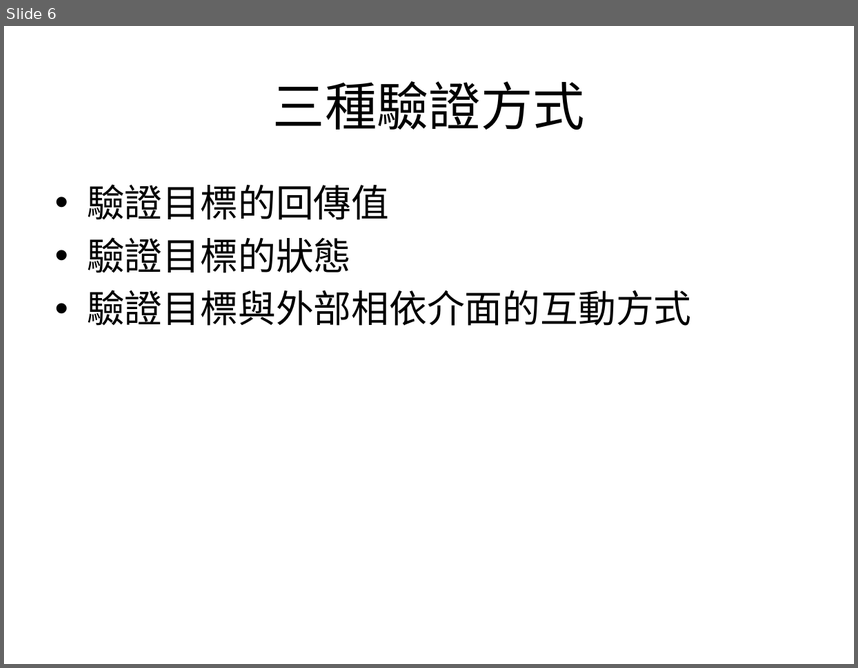
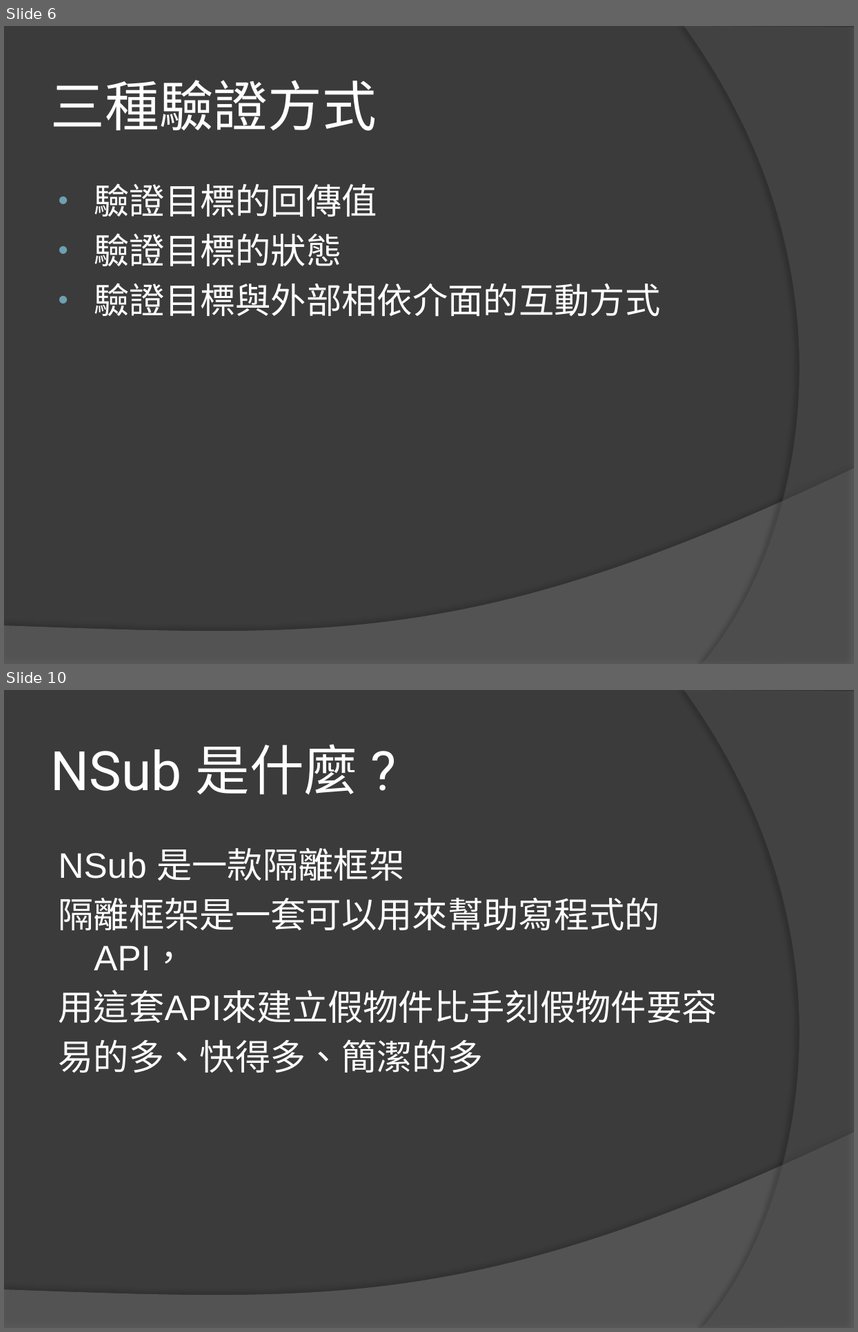
Before and after one commit to lintingwei/UnitTestBasic, a slide deck: Unit Test Basic.pptx. Shown one above the other, each under a label of ours: slide 6 before the commit, slides 6 and 10 after it; the slides between them are not shown. The pictures are 858x668 and 858x1332 pixels, drawn with LibreOffice and Linux fonts; fonts in the diff are those of the drawing. Boxes give left, top, right and bottom in pixels: in the first picture for what was removed or moved away, otherwise in the second. Text is boxed around its words. In the diff, an @@ line names an element or a change of style, - is before the commit and + after.

```diff
--- a/Unit Test Basic.pptx
+++ b/Unit Test Basic.pptx
@@ slide 10 added at bbox=[4, 690, 854, 1328], background #3B3B3B; not listed: 2 template elements that a slide beside it also shows @@
@@ title added at bbox=[51, 744, 359, 795], 46 pt, text #FFFFFF @@
+NSub 是什麼 ?
@@ text added at bbox=[59, 848, 717, 1072], 30 pt, text #FFFFFF @@
+NSub 是一款隔離框架
+隔離框架是一套可以用來幫助寫程式的API，
+用這套API來建立假物件比手刻假物件要容
+易的多、快得多、簡潔的多
@@ slide 6 changed as well @@
@@ background #FFFFFF to #3B3B3B @@
@@ freeform shape added at bbox=[684, 26, 854, 664], fill #5E5E5E at 40% opacity @@
@@ title "三種驗證方式" at bbox=[51, 80, 377, 131]: size 44 to 46 pt, font Calibri to Roboto, text colour #000000 to #FFFFFF; alignment centre to left @@
@@ text "驗證目標的回傳值" at bbox=[94, 183, 660, 316]: size 32 to 30 pt, font Calibri to Arial, text colour #000000 to #FFFFFF; indent changed @@
@@ freeform shape added at bbox=[4, 468, 854, 664], fill #7F7F7F at 45% opacity @@
```
Also in this commit, not shown: 5 other slides changed, 6 other slides added.
